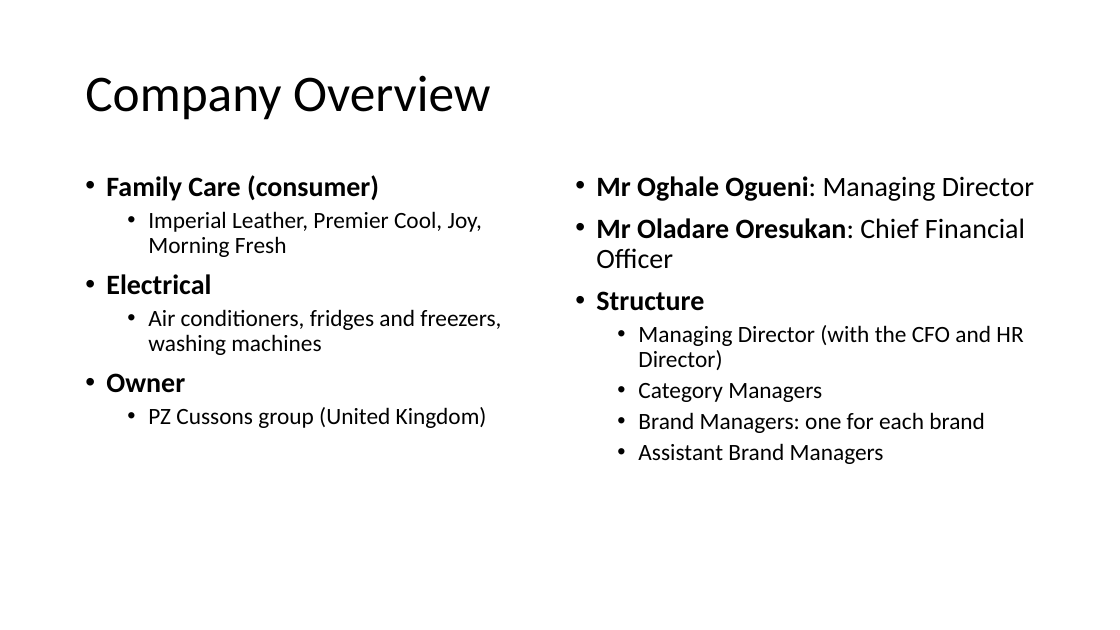
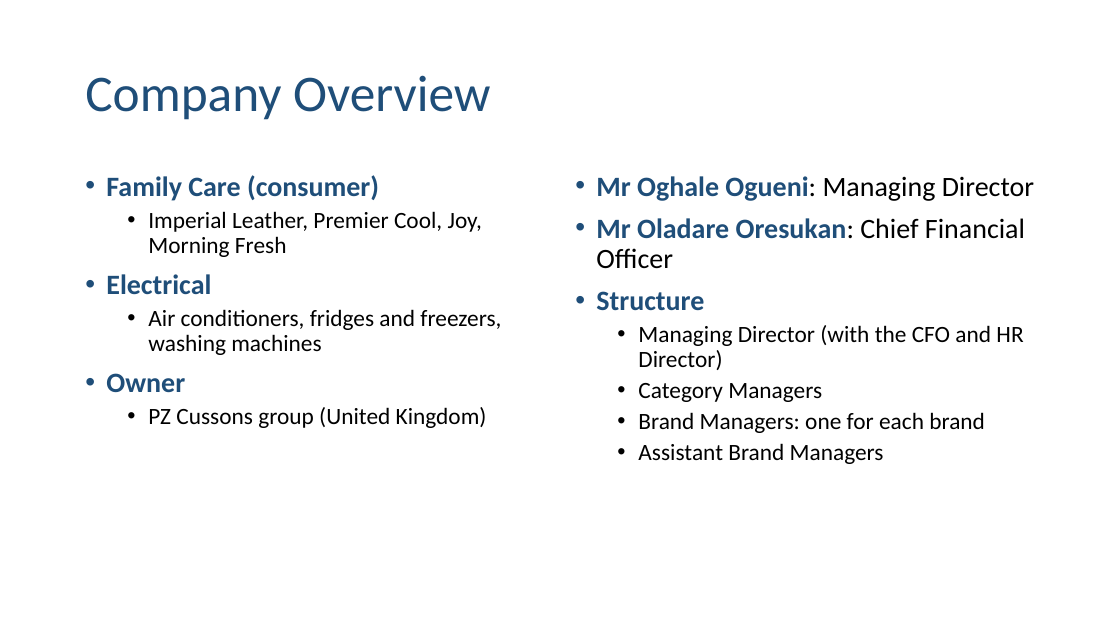
Before and after one commit to BadboyVee/BlackHoleeee, a slide deck: slide 2 of pz-analysis/PZ_Nigeria_Analysis.pptx. Drawn at 1120x630 pixels with LibreOffice and Linux fonts; fonts in the diff are those of the drawing. Boxes give left, top, right and bottom in pixels: in the first picture for what was removed or moved away, otherwise in the second. Text is boxed around its words. In the diff, an @@ line names an element or a change of style, - is before the commit and + after.

```diff
--- a/pz-analysis/PZ_Nigeria_Analysis.pptx
+++ b/pz-analysis/PZ_Nigeria_Analysis.pptx
@@ title "Company Overview" at <box>85,75,490,120</box>: text colour #000000 to #1F4E79 @@
@@ text at <box>106,175,379,393</box>: text colour #000000 to #1F4E79 in "Family Care (consumer)", "Electrical", "Owner" @@
@@ text at <box>596,176,1034,311</box>: text colour #000000 to #1F4E79 in "Mr Oghale Ogueni:", "Mr Oladare Oresukan:", "Structure" @@
```
Also in this commit, not shown: 14 other slides changed, 3 other files.
